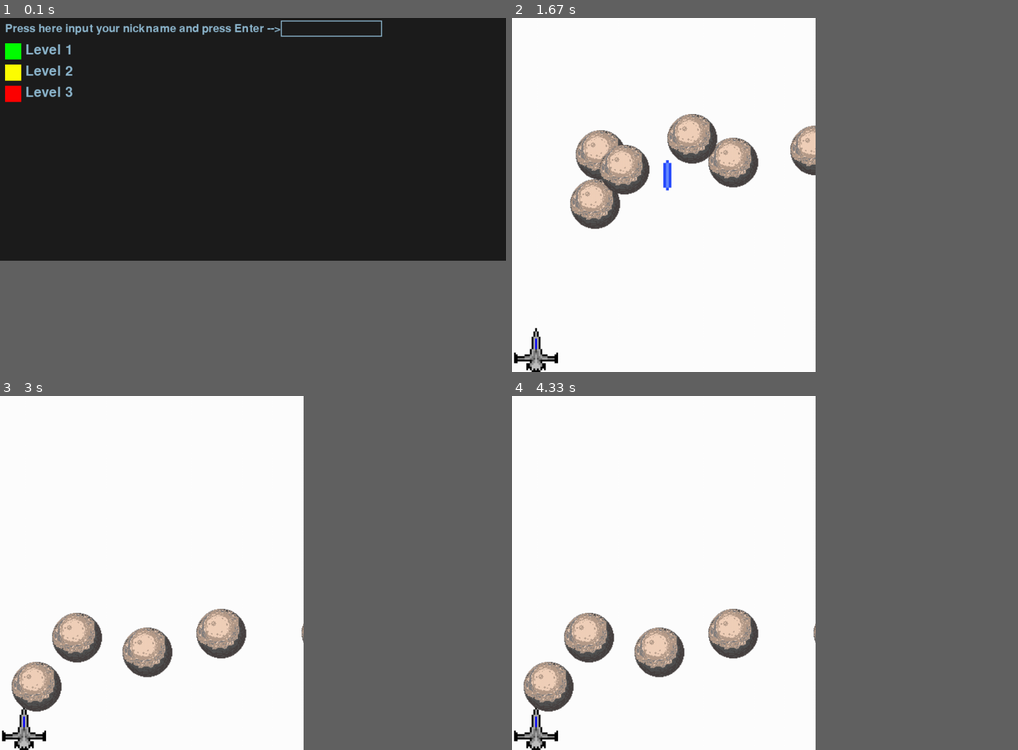
Above: before the commit, frames 1-4 (two rows, left to right).
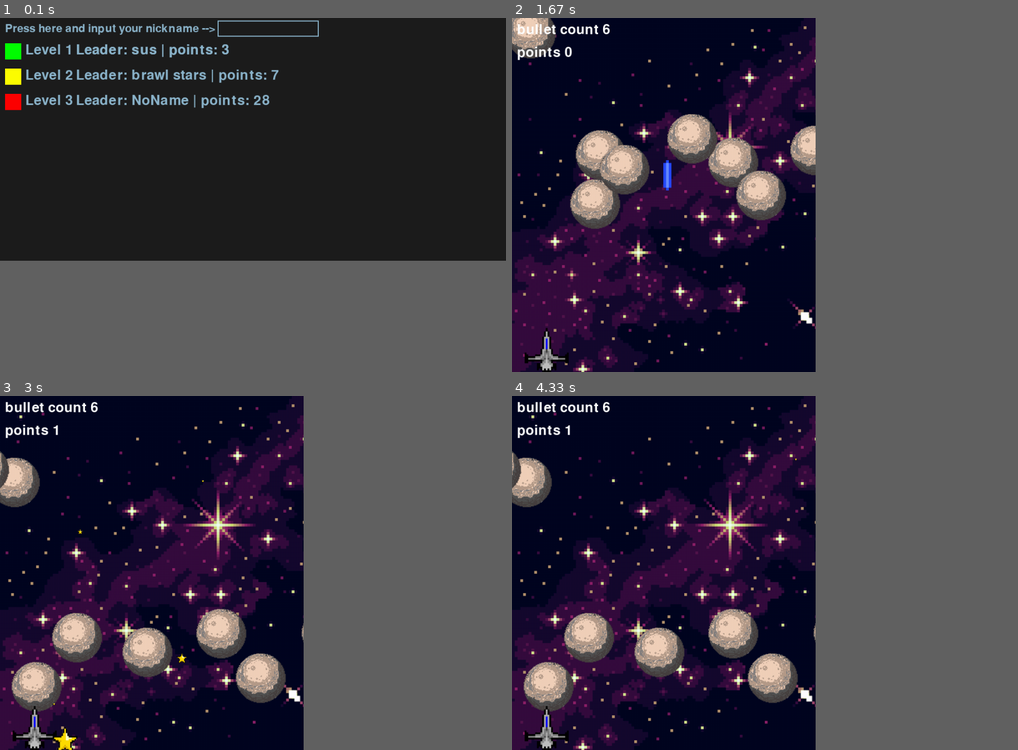
Above: after the commit, the same moments.

Repository: Igortopchik229/pygame-project
Game: pygame game, started from main.py
Same seed, same stepped clock (60 frames per second), same inputs: the game is played once before the commit and once after it.
Inputs (mouse positions are in pixels of both pictures, inside the frame that each line leads up to):
- Up to frame 1 (0.1 s): no input
- Up to frame 2 (1.67 s): click (527, 71) at 0.38 s; hold Space 0.67-1.2 s; hold Left 0.67-1.2 s; hold P from 1.23 s (still down); hold Left from 1.23 s (still down); tap Space at 1.3, 1.6 s
- Up to frame 3 (3 s): release P at 1.77 s; release Left at 1.77 s; tap P at 1.8 s
- Up to frame 4 (4.33 s): hold Right 3.25-3.88 s; tap Space at 3.32, 3.62 s

The runs differ from the first frame. In frame 1, 2.9% of the frame differs, in the area x 1-76%, y 0-27%; in frame 2, 54%; in frame 3, 56%, in the area x 0-60%, y 0-100%; in frame 4, 56%.

Commit message:
all ready

Diff:
--- a/main.py
+++ b/main.py
@@ -1,13 +1,18 @@
 import pygame as pg
 import os
 import sys
-from random import randint
+from random import randint, choice
 
 hero_group = pg.sprite.Group()
 meteor_group = pg.sprite.Group()
 bullet_group = pg.sprite.Group()
+stars = pg.sprite.Group()
+screen = pg.display.set_mode((1000, 480))
 wight, height = size = 600, 700
 paused = 0
+nick = 'NoName'
+score_now = 0
+game_end = 0
 
 
 def load_image(name, colorkey=None):
@@ -30,20 +35,13 @@
 class Player(pg.sprite.Sprite):
     def __init__(self, level):
         super().__init__(hero_group)
-        self.v = 9
+        self.v = 7
         self.image = load_image('player.png')
         self.rect = self.image.get_rect()
         self.size = self.image.get_size()
         self.rect.y = height - self.size[1]
         self.rect.x = (wight - self.size[0]) // 2
-        self.generate_params(level)
         self.mask = pg.mask.from_surface(self.image)
-
-    def generate_params(self, lvl):
-        if lvl == 3:
-            self.v = 9
-        elif lvl == 2:
-            self.v = 9
 
     def move_r(self):
         if self.rect.x + self.v <= wight - self.size[0]:
@@ -53,10 +51,23 @@
         if self.rect.x - self.v >= 0:
             self.rect.x -= self.v
 
+    def move_u(self):
+        if self.rect.y - self.v >= 0:
+            self.rect.y -= self.v
+
+    def move_d(self):
+        if self.rect.y + self.v <= height - self.size[1]:
+            self.rect.y += self.v
+
+    def update(self):
+        if game_end:
+            self.kill()
+
 
 class Meteor(pg.sprite.Sprite):
-    def __init__(self):
+    def __init__(self, level):
         super().__init__(meteor_group)
+        self.level = level
         self.image = load_image('meteor.png')
         self.size = self.image.get_size()
         self.rect = self.image.get_rect()
@@ -69,13 +80,13 @@
         self.mask = pg.mask.from_surface(self.image)
 
     def new_meteor(self):
-        self.rect.y = randint(-3 * self.size[-1], -self.size[1])
+        self.rect.y = -self.size[1]
         self.rect.x = randint(0, wight - self.size[0])
         self.vx = randint(-4, 4)
         self.vy = randint(5, 10)
 
     def update(self):
-        global paused
+        global game_end, score_now
         self.rect.x += self.vx
         self.rect.y += self.vy
         if self.rect.x > wight or self.rect.x < -self.size[0] or self.rect.y > size[1] + self.size[1]:
@@ -83,14 +94,14 @@
         if pg.sprite.collide_mask(self, player):
             self.collides_count_player += 1
             if self.collides_count_player == 2:
-                paused = True
-                print('dead')
+                game_end = 1
         else:
             self.collides_count_player = 0
         if pg.sprite.spritecollide(self, bullet_group, False):
             self.collides_count_bullet += 1
             if self.collides_count_bullet == 2:
                 pg.sprite.spritecollide(self, bullet_group, True)
+                score_now += 1
                 self.collides_count_bullet = 0
                 self.new_meteor()
         else:
@@ -112,33 +123,75 @@
     def update(self):
         # print(self.rect.x, self.rect.y)
         self.rect.y -= self.vy
-        if self.rect.y < -self.size[1]:
+
+
+class Particle(pg.sprite.Sprite):
+    # сгенерируем частицы разного размера
+    fire = [load_image("star.png")]
+    for scale in (5, 10, 20):
+        fire.append(pg.transform.scale(fire[0], (scale, scale)))
+
+    def __init__(self, pos, dx, dy):
+        super().__init__(stars)
+        self.image = choice(self.fire)
+        self.rect = self.image.get_rect()
+
+        # у каждой частицы своя скорость — это вектор
+        self.velocity = [dx, dy]
+        # и свои координаты
+        self.rect.x, self.rect.y = pos
+
+        # гравитация будет одинаковой (значение константы)
+        self.gravity = 0.05
+
+    def update(self):
+        # применяем гравитационный эффект:
+        # движение с ускорением под действием гравитации
+        self.velocity[1] += self.gravity
+        # перемещаем частицу
+        self.rect.x += self.velocity[0]
+        self.rect.y += self.velocity[1]
+        # убиваем, если частица ушла за экран
+        if self.rect.y > height:
             self.kill()
 
 
 def main():
+    global nick
     pg.display.set_caption('spaceship vs meteorites')
     screen = pg.display.set_mode((1000, 480))
     font_input = pg.font.Font(None, 32)
-    input_box = pg.Rect(555, 5, 140, 32)
+    input_box = pg.Rect(430, 5, 140, 32)
     level_1_text = pg.font.Font(None, 40)
     level_2_text = pg.font.Font(None, 40)
     level_3_text = pg.font.Font(None, 40)
     level_1_box = pg.Rect(10, 50, 32, 32)
-    level_2_box = pg.Rect(10, 92, 32, 32)
-    level_3_box = pg.Rect(10, 134, 32, 32)
+    level_2_box = pg.Rect(10, 100, 32, 32)
+    level_3_box = pg.Rect(10, 150, 32, 32)
     clock = pg.time.Clock()
     color_inactive = pg.Color('lightskyblue3')
-
+    file = open('scores.txt', 'r', encoding='utf8')
+    scores = file.readlines()
+    level_1_score = scores[0].split(' ')
+    level_2_score = scores[1].split(' ')
+    level_3_score = scores[2].split(' ')
+    level_1_score = (' '.join(level_1_score[:-1]), level_1_score[-1])
+    level_2_score = (' '.join(level_2_score[:-1]), level_2_score[-1])
+    level_3_score = (' '.join(level_3_score[:-1]), level_3_score[-1][:-1])
+    file.close()
+    level_1_score_name = pg.font.Font(None, 40)
+    level_2_score_name = pg.font.Font(None, 40)
+    level_3_score_name = pg.font.Font(None, 40)
     color_active = pg.Color('dodgerblue2')
     manual = pg.font.Font(None, 32)
-    text_manual = 'Press here input your nickname and press Enter -->'
+    text_manual = 'Press here and input your nickname -->'
     color = color_inactive
     active = False
     text = ''
     nick = 'NoName'
     running = False
     while not running:
+
         for event in pg.event.get():
             if event.type == pg.QUIT:
                 running = True
@@ -149,39 +202,47 @@
                     active = False
                 color = color_active if active else color_inactive
                 if level_1_box.collidepoint(event.pos):
-                    start_game(1)
+                    return 1
                 if level_2_box.collidepoint(event.pos):
-                    start_game(2)
+                    return 2
                 if level_3_box.collidepoint(event.pos):
-                    start_game(3)
+                    return 3
             if event.type == pg.KEYDOWN:
                 if active:
-                    if event.key == pg.K_RETURN:
-                        if text:
-                            nick = text
-                        text = ''
-                    elif event.key == pg.K_BACKSPACE:
+                    if event.key == pg.K_BACKSPACE:
                         text = text[:-1]
                     else:
                         if len(text) < 34:
                             text += event.unicode
+                            nick = text
         screen.fill((30, 30, 30))
         txt_surface = font_input.render(text, True, color)
         manual_r = manual.render(text_manual, True, color_inactive)
         lvl1 = level_1_text.render('Level 1', True, color_inactive)
         lvl2 = level_2_text.render('Level 2', True, color_inactive)
         lvl3 = level_3_text.render('Level 3', True, color_inactive)
+        lvl1name = level_1_score_name.render(f'Leader: {level_1_score[0]} | points: {level_1_score[1][:-1]}',
+                                             True, color_inactive)
+        lvl2name = level_2_score_name.render(f'Leader: {level_2_score[0]} | points: {level_2_score[1][:-1]}',
+                                             True, color_inactive)
+        lvl3name = level_3_score_name.render(f'Leader: {level_3_score[0]} | points: {level_3_score[1]}',
+                                             True, color_inactive)
         width = max(200, txt_surface.get_width()+10)
         input_box.w = width
         screen.blit(txt_surface, (input_box.x+5, input_box.y+5))
         screen.blit(manual_r, (10, 10))
         screen.blit(lvl1, (50, 50))
-        screen.blit(lvl2, (50, 92))
-        screen.blit(lvl3, (50, 134))
+        screen.blit(lvl2, (50, 100))
+        screen.blit(lvl3, (50, 150))
+        screen.blit(lvl1name, (150, 50))
+        screen.blit(lvl1name, (150, 50))
+        screen.blit(lvl2name, (150, 100))
+        screen.blit(lvl3name, (150, 150))
         pg.draw.rect(screen, color, input_box, 2)
         pg.draw.rect(screen, pg.Color('green'), level_1_box)
         pg.draw.rect(screen, pg.Color('yellow'), level_2_box)
         pg.draw.rect(screen, pg.Color('red'), level_3_box)
+
         pg.display.flip()
         clock.tick(30)
 
@@ -193,11 +254,20 @@
     fps = 60
     screen = pg.display.set_mode(size)
     player = Player(lvl)
-    go_left, go_right = False, False
-    for i in range(lvl * 3):
-        Meteor()
+    reload_1_bullet = pg.time.get_ticks()
+    bullets = 3 * lvl
+    bullets_text = pg.font.Font(None, 40)
+    score_text = pg.font.Font(None, 40)
+    animation_start = 0
+    background = load_image('background.png')
+    go_left, go_right, go_up, go_down = False, False, False, False
+    for i in range(lvl * 4):
+        Meteor(lvl)
     while running:
-        if not paused:
+        if not paused and not game_end:
+            if (pg.time.get_ticks() - reload_1_bullet) // 500 and bullets < 3 * lvl:
+                reload_1_bullet = pg.time.get_ticks()
+                bullets += 1
             for event in pg.event.get():
                 if event.type == pg.QUIT:
                     running = False
@@ -206,27 +276,62 @@
                         go_left = True
                     if event.key == pg.K_RIGHT:
                         go_right = True
+                    if event.key == pg.K_UP:
+                        go_up = True
+                    if event.key == pg.K_DOWN:
+                        go_down = True
                     if event.key == pg.K_SPACE:
-                        print('shoot')
-                        Bullet((player.rect.x + player.size[0] // 2, height - player.size[1]))
+                        if bullets:
+                            Bullet((player.rect.x + player.size[0] // 2, player.rect.y))
+                            bullets -= 1
                     if event.key == pg.K_p:
                         paused = (paused + 1) % 2
                 if event.type == pg.KEYUP:
                     if event.key == pg.K_LEFT:
                         go_left = False
-                    elif event.key == pg.K_RIGHT:
+                    if event.key == pg.K_RIGHT:
                         go_right = False
+                    if event.key == pg.K_UP:
+                        go_up = False
+                    if event.key == pg.K_DOWN:
+                        go_down = False
             if go_right:
                 player.move_r()
             if go_left:
                 player.move_l()
-
-            screen.fill((255, 255, 255))
+            if go_up:
+                player.move_u()
+            if go_down:
+                player.move_d()
+            screen.blit(background, (0, 0))
+            text_bullets = bullets_text.render(f'bullet count {bullets}', True, pg.Color('white'))
+            text_score = score_text.render(f'points {score_now}', True, pg.Color('white'))
             hero_group.draw(screen)
             meteor_group.draw(screen)
             bullet_group.draw(screen)
+            bullet_group.update()
             meteor_group.update()
-            bullet_group.update()
+            screen.blit(text_bullets, (10, 10))
+            screen.blit(text_score, (10, 55))
+            clock.tick(fps)
+            pg.display.flip()
+        elif game_end:
+            if not animation_start:
+                animation_start = pg.time.get_ticks()
+                numbers = range(-5, 6)
+                for _ in range(score_now * 5):
+                    Particle((wight // 2, height // 2), choice(numbers), choice(numbers))
+            if (pg.time.get_ticks() - animation_start) // 1000 > 4:
+                return screen
+            screen.blit(background, (0, 0))
+            text_bullets = bullets_text.render(f'bullet count {bullets}', True, pg.Color('white'))
+            text_score = score_text.render(f'points {score_now}', True, pg.Color('white'))
+            stars.update()
+            meteor_group.draw(screen)
+            hero_group.draw(screen)
+            screen.blit(text_bullets, (10, 10))
+            screen.blit(text_score, (10, 55))
+            stars.draw(screen)
             clock.tick(fps)
             pg.display.flip()
         else:
@@ -240,14 +345,98 @@
                         go_left = True
                     if event.key == pg.K_RIGHT:
                         go_right = True
+                    if event.key == pg.K_UP:
+                        go_up = True
+                    if event.key == pg.K_DOWN:
+                        go_down = True
                 if event.type == pg.KEYUP:
                     if event.key == pg.K_LEFT:
                         go_left = False
-                    elif event.key == pg.K_RIGHT:
+                    if event.key == pg.K_RIGHT:
                         go_right = False
+                    if event.key == pg.K_UP:
+                        go_up = False
+                    if event.key == pg.K_DOWN:
+                        go_down = False
+
+
+def game_over(scr, lvl, screen):
+    global nick
+    if not nick:
+        nick = 'NoName'
+    file = open('scores.txt', 'r', encoding='utf8')
+    lines = file.readlines()
+    if int(lines[lvl - 1].split()[-1]) < scr:
+        lines[lvl - 1] = nick + ' ' + str(scr) + '\n'
+    file.close()
+    file = open('scores.txt', 'w+', encoding='utf8')
+    file.write(lines[0])
+    file.write(lines[1])
+    file.write(lines[2])
+    file.close()
+    running = True
+    text_try_again = pg.font.Font(None, 40)
+    tta = text_try_again.render('Try again', True, pg.Color('white'))
+    box_try_again = pg.Rect(wight // 2 - tta.get_size()[0] // 2 - 3, height // 2 - tta.get_size()[1] // 2 - 3,
+                            tta.get_size()[0] + 6, tta.get_size()[1] + 6)
+    text_go_menu = pg.font.Font(None, 40)
+    tga = text_go_menu.render('Go menu', True, pg.Color('white'))
+    box_go_menu = pg.Rect(wight // 2 - tga.get_size()[0] // 2 - 3, height // 2 - tga.get_size()[1] // 2 - 3 + 50,
+                            tga.get_size()[0] + 6, tga.get_size()[1] + 6)
+    text_exit = pg.font.Font(None, 40)
+    te = text_exit.render('Close game', True, pg.Color('white'))
+    box_exit = pg.Rect(wight // 2 - te.get_size()[0] // 2 - 3, height // 2 - te.get_size()[1] // 2 - 3 + 100,
+                            te.get_size()[0] + 6, te.get_size()[1] + 6)
+    # numbers = range(-5, 6)
+    # for _ in range(score_now * 3):
+    #     Particle((wight // 2, height // 2), choice(numbers), choice(numbers))
+    while running:
+        pg.draw.rect(screen, pg.Color('white'), box_exit, 3)
+        pg.draw.rect(screen, pg.Color('white'), box_go_menu, 3)
+        for event in pg.event.get():
+            if event.type == pg.QUIT:
+                running = True
+            if event.type == pg.MOUSEBUTTONDOWN:
+                if box_try_again.collidepoint(event.pos):
+                    return 1
+                if box_go_menu.collidepoint(event.pos):
+                    return 2
+                if box_exit.collidepoint(event.pos):
+                    return 3
+        screen.blit(tta, (wight // 2 - tta.get_size()[0] // 2, height // 2 - tta.get_size()[1] // 2))
+        screen.blit(tga, (wight // 2 - tga.get_size()[0] // 2, height // 2 - tga.get_size()[1] // 2 + 50))
+        screen.blit(te, (wight // 2 - te.get_size()[0] // 2, height // 2 - te.get_size()[1] // 2 + 100))
+        pg.draw.rect(screen, pg.Color('white'), box_try_again, 2)
+        # stars.draw(screen)
+        # stars.update()
+        pg.display.flip()
+
+
+def update_sprites():
+    global hero_group, meteor_group, bullet_group, paused, score_now, game_end
+    hero_group = pg.sprite.Group()
+    meteor_group = pg.sprite.Group()
+    bullet_group = pg.sprite.Group()
+    paused = 0
+    score_now = 0
+    game_end = 0
 
 
 if __name__ == '__main__':
     pg.init()
-    main()
+    close = False
+    lvl = main()
+    screen = start_game(lvl)
+    mode = game_over(score_now, lvl, screen)
+    while not close:
+        if mode == 1:
+            update_sprites()
+            mode = game_over(score_now, lvl, start_game(lvl))
+        elif mode == 2:
+            nick = 'NoName'
+            update_sprites()
+            lvl = main()
+            mode = game_over(score_now, lvl, start_game(lvl))
+        else:
+            close = True
     pg.quit()
--- /dev/null
+++ b/scores.txt
@@ -0,0 +1,3 @@
+sus 3
+brawl stars 7
+NoName 28
Binary file added: data/background.png
Binary file added: data/star.png
Not shown, changed: scores
